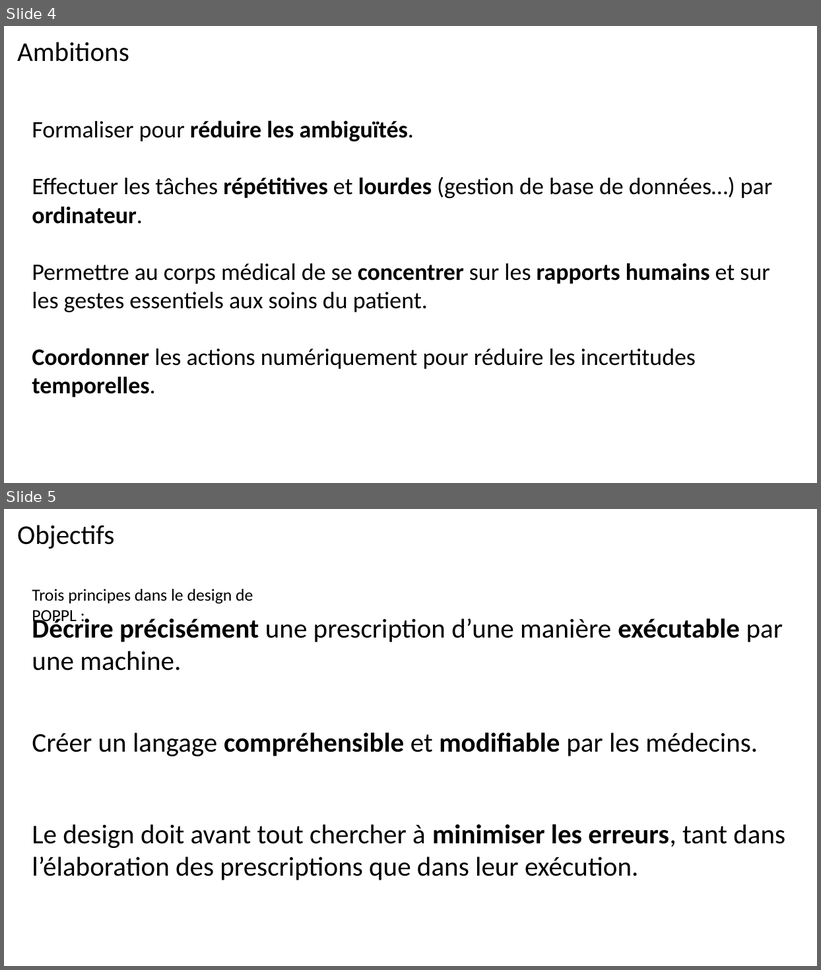
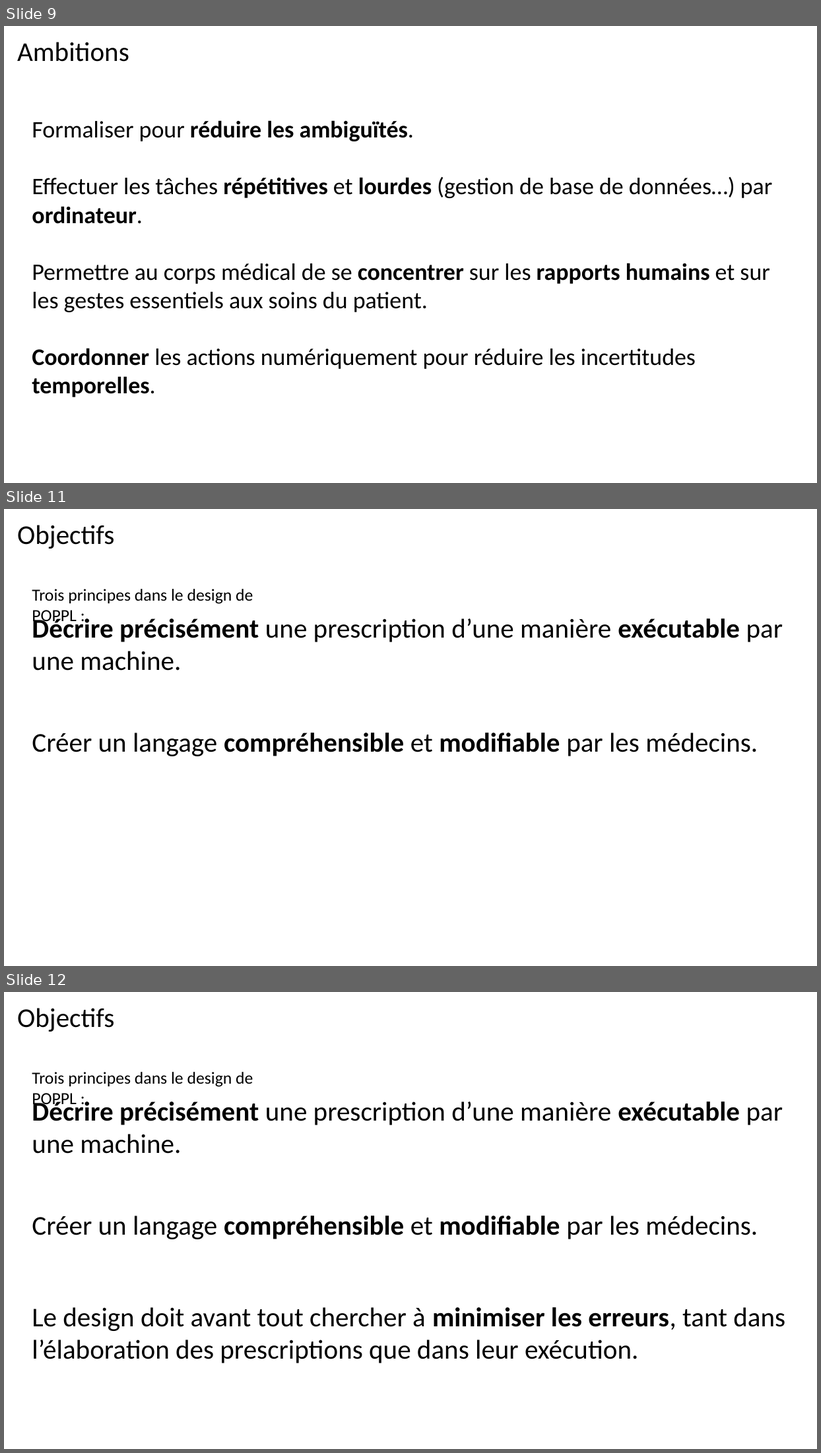
Before and after one commit to nicoszpako/POPPL, a slide deck: POP-PL.pptm. Shown one above the other, each under a label of ours: slides 4 and 5 before the commit, slides 9, 11 and 12 after it; the slides between them are not shown. The pictures are 821x970 and 821x1453 pixels, drawn with LibreOffice and Linux fonts; fonts in the diff are those of the drawing. Boxes give left, top, right and bottom in pixels: in the first picture for what was removed or moved away, otherwise in the second. Text is boxed around its words. In the diff, an @@ line names an element or a change of style, - is before the commit and + after.

```diff
--- a/POP-PL.pptm
+++ b/POP-PL.pptm
@@ slide 11 added at bbox=[4, 509, 817, 966], background #FFFFFF @@
@@ text added at bbox=[17, 525, 114, 549], 32 pt, text #000000 @@
+Objectifs
@@ text added at bbox=[32, 589, 253, 625], 20 pt, text #000000 @@
+Trois principes dans le design de POPPL :
@@ text added at bbox=[32, 615, 783, 671], 32 pt, text #000000 @@
+Décrire précisément une prescription d’une manière exécutable par une machine.
@@ text added at bbox=[32, 733, 758, 757], 32 pt, text #000000 @@
+Créer un langage compréhensible et modifiable par les médecins.
@@ what was slide 4 is now slide 9 @@
@@ what was slide 5 is now slide 12 @@
```
Also in this commit, not shown: 3 slides changed, 36 other slides added, 34 other files.
